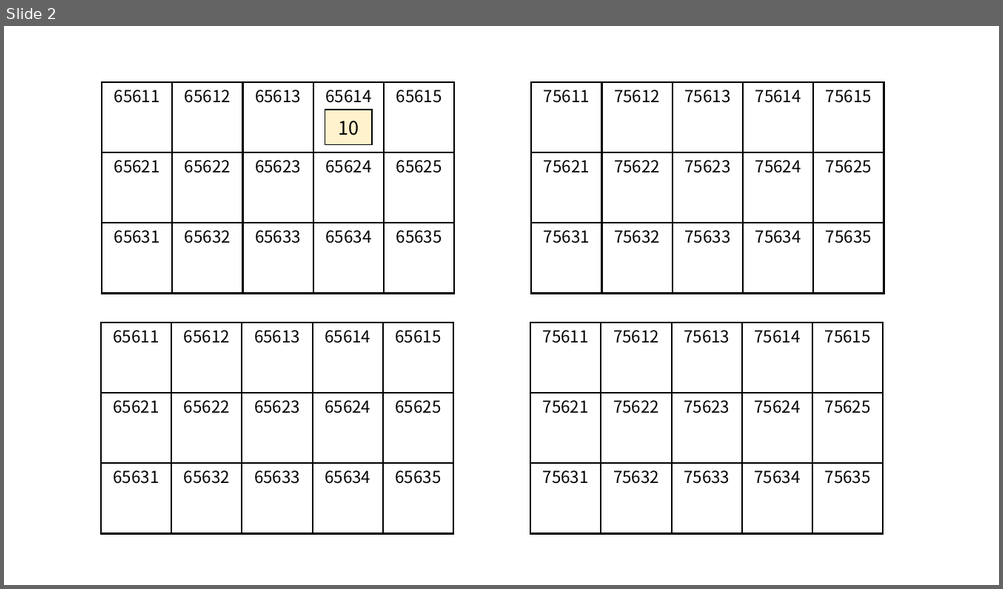
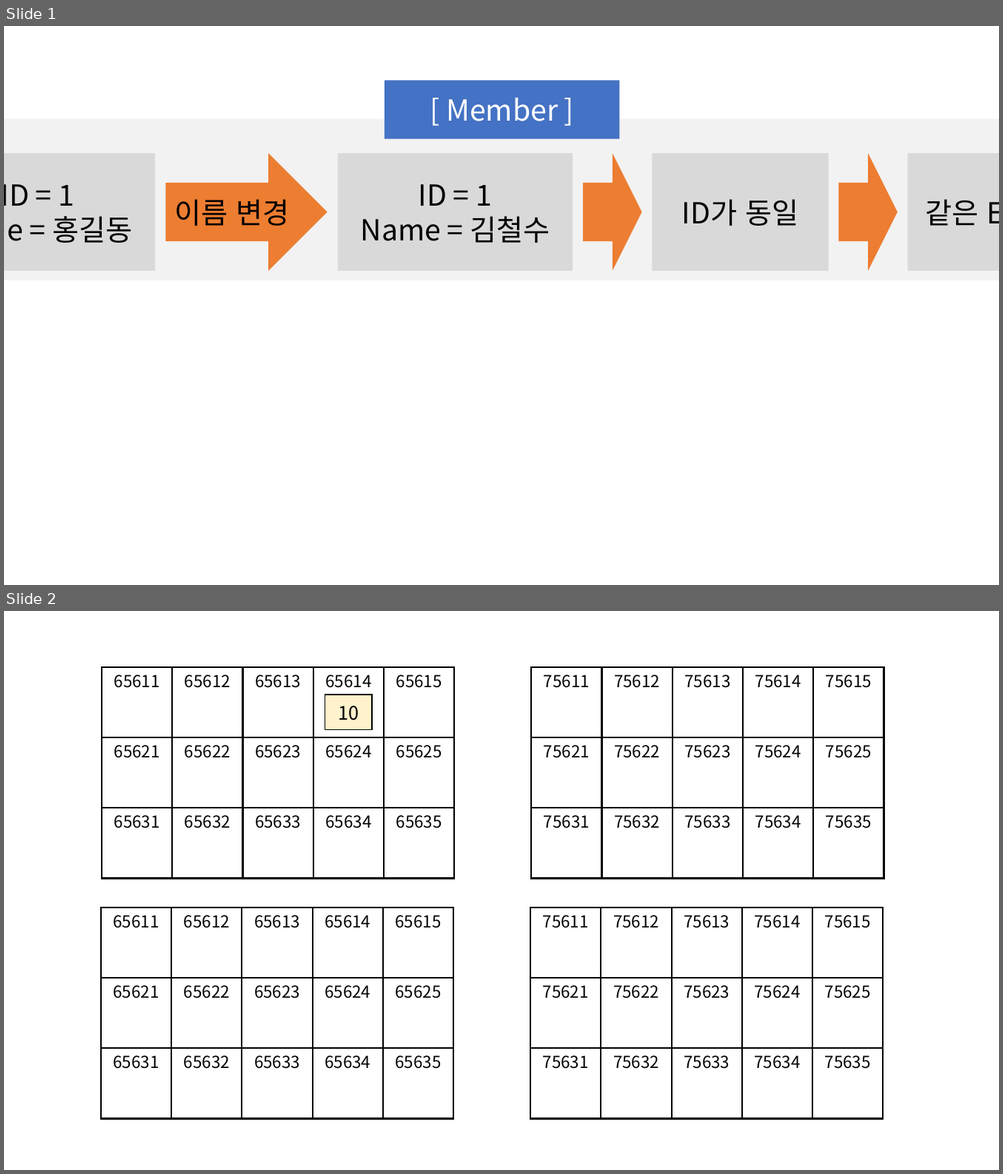
Before and after one commit to ho8566z/daily_log, a slide deck: notion/create_notion_img.pptx. Shown one above the other, each under a label of ours: slide 2 before the commit, slides 1 and 2 after it. The pictures are 1003x589 and 1003x1174 pixels, drawn with LibreOffice and Linux fonts; fonts in the diff are those of the drawing. Boxes give left, top, right and bottom in pixels: in the first picture for what was removed or moved away, otherwise in the second. Text is boxed around its words. In the diff, an @@ line names an element or a change of style, - is before the commit and + after.

```diff
--- a/notion/create_notion_img.pptx
+++ b/notion/create_notion_img.pptx
@@ slide 1 added at [4,26,999,585], background #FFFFFF @@
@@ rectangle added at [384,81,620,139], fill #4472C4, 28 pt, text #FFFFFF @@
+[ Member ]
@@ rectangle added at [4,119,999,281], fill #F2F2F2 @@
@@ group added at [4,153,999,271]: 4 rectangles, 3 right arrows @@
+ID = 1
+Name = 홍길동
+ID = 1
+Name = 김철수
+ID가 동일
+같은 Entity
+이름 변경
```
Also in this commit, not shown: 1 slide removed, 10 other files.
